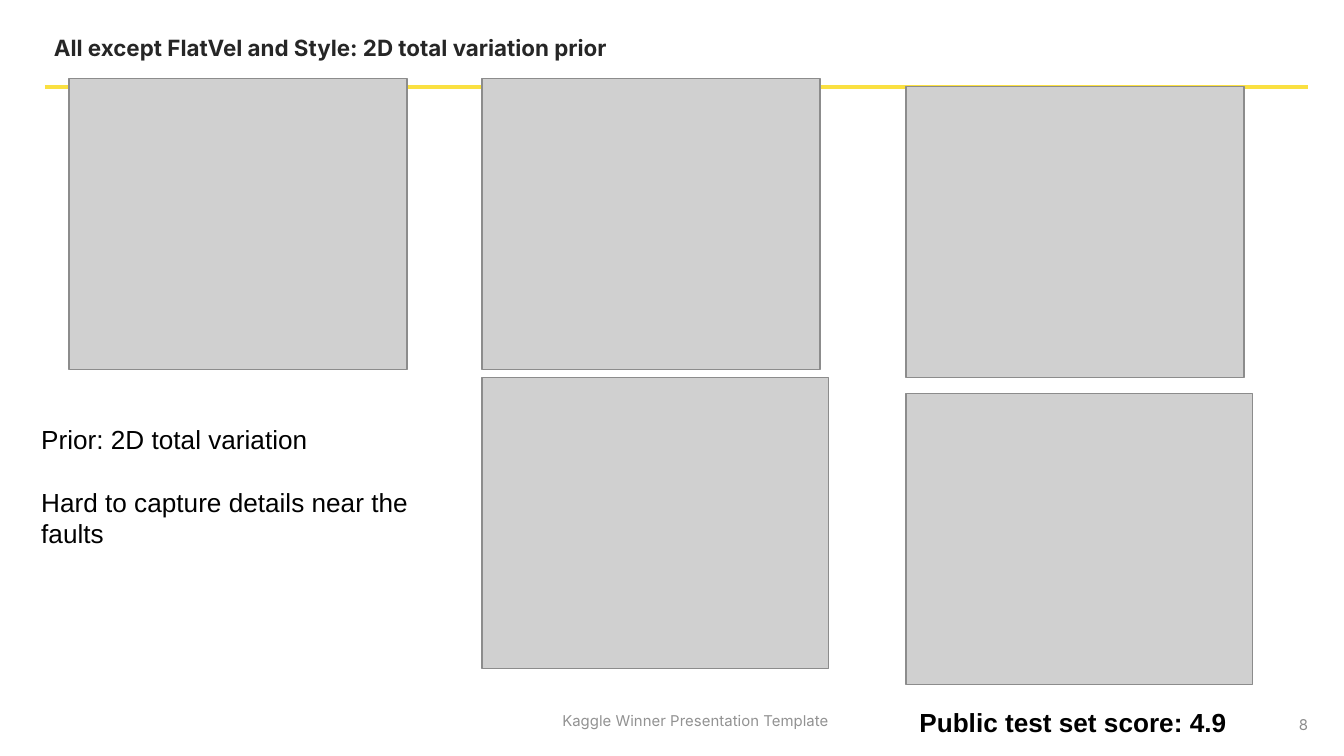
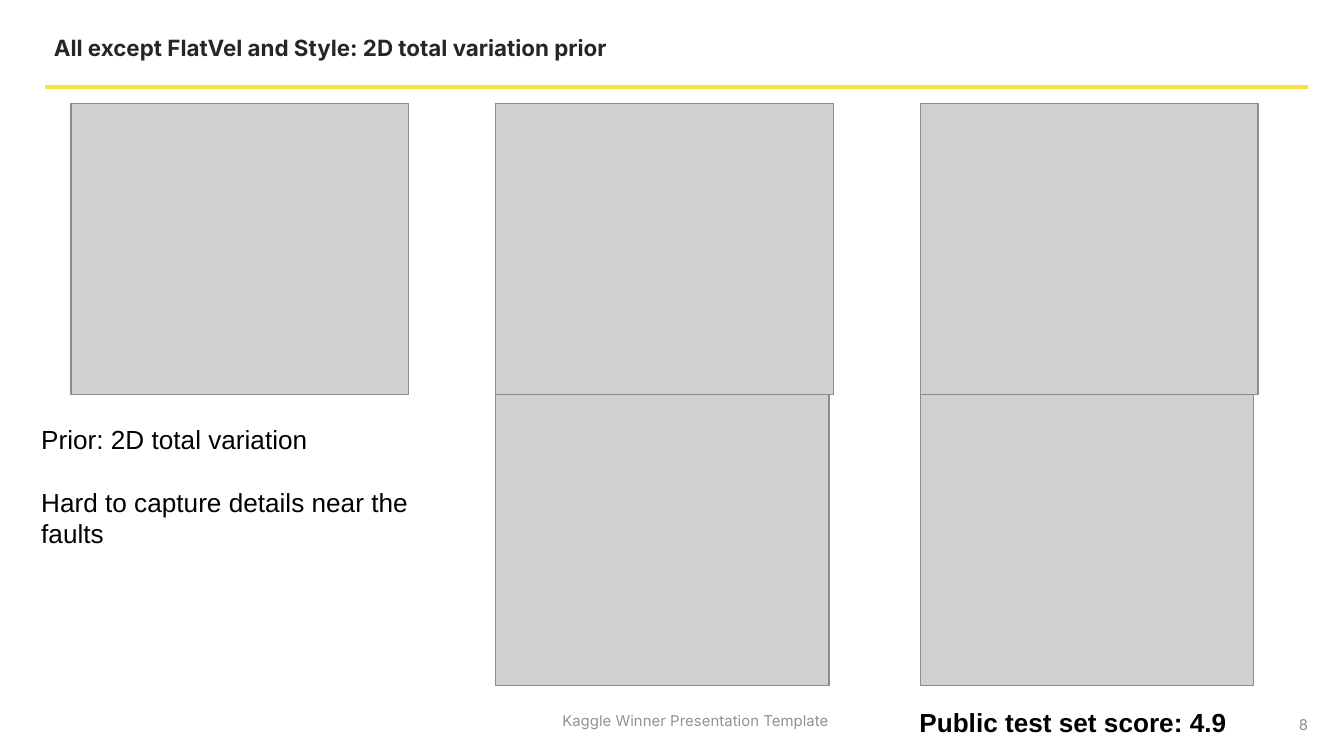
Before and after one commit to jcottaar/seismic, a slide deck: slide 8 of Kaggle Winner Call Jeroen Cottaar.pptx. Drawn at 1344x756 pixels with LibreOffice and Linux fonts; fonts in the diff are those of the drawing; grey boxes stand for pictures; background and template pictures are left out. Boxes give left, top, right and bottom in pixels: in the first picture for what was removed or moved away, otherwise in the second. Text is boxed around its words. In the diff, an @@ line names an element or a change of style, - is before the commit and + after.

```diff
--- a/Kaggle Winner Call Jeroen Cottaar.pptx
+++ b/Kaggle Winner Call Jeroen Cottaar.pptx
@@ picture: place and size @@
-picture at (69, 79, 406, 371)
+picture at (71, 103, 409, 395)
@@ picture: place and size @@
-picture at (482, 79, 820, 371)
+picture at (496, 103, 833, 395)
@@ picture: place and size @@
-picture at (906, 87, 1243, 379)
+picture at (921, 103, 1258, 395)
@@ picture: place and size @@
-picture at (482, 378, 829, 669)
+picture at (496, 394, 829, 685)
@@ picture: place and size @@
-picture at (906, 394, 1253, 685)
+picture at (921, 394, 1254, 685)
```
Also in this commit, not shown: 4 other slides changed, 1 slide added, 2 slides removed.
